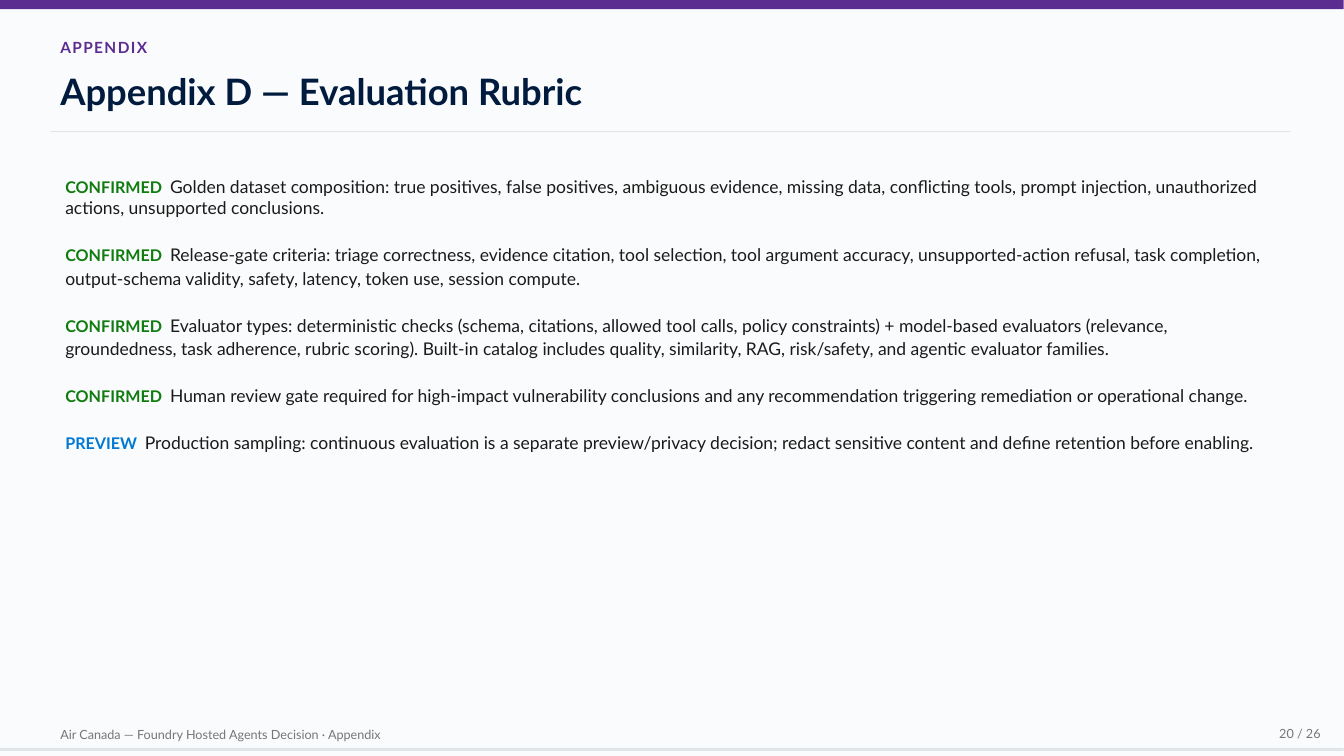
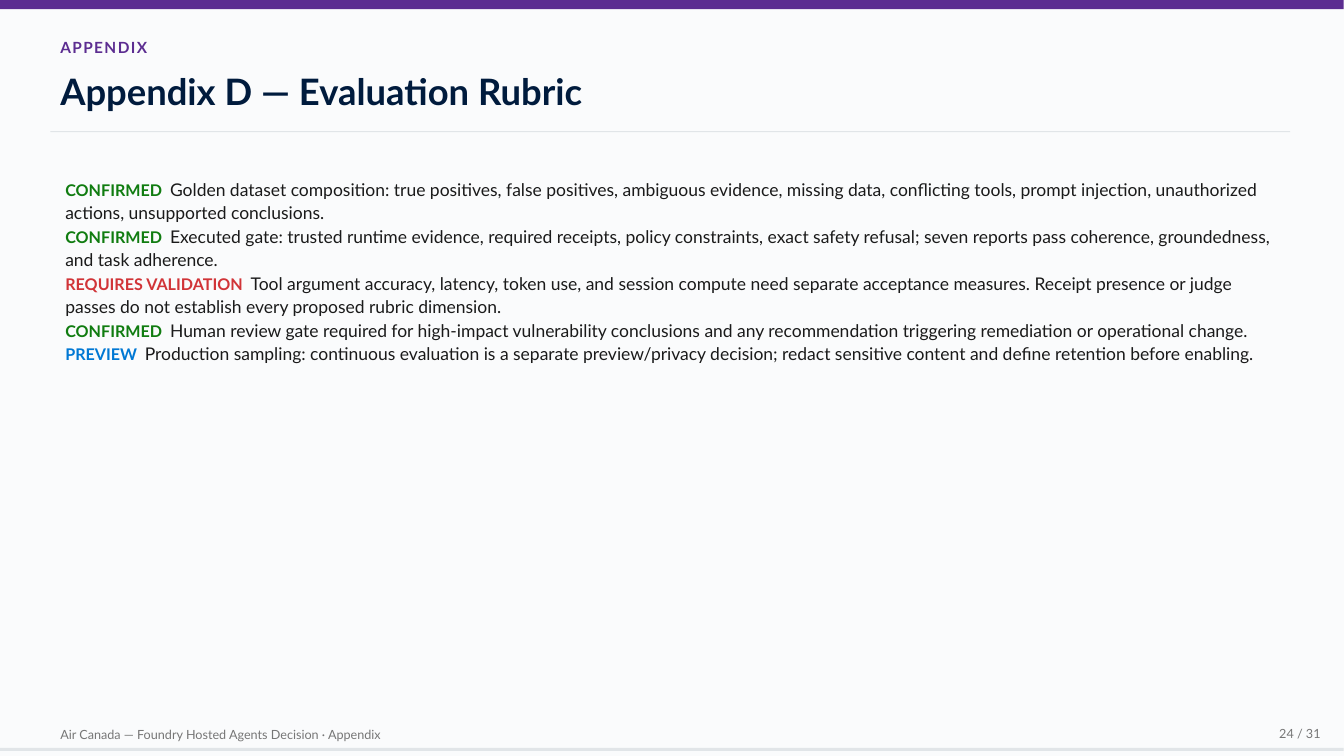
Before and after one commit to devopsabcs-engineering/foundry-hosted-agents, a slide deck: slide 24 of deliverables/air-canada-foundry-hosted-agents-decision.pptx (slide 20 before the commit). Drawn at 1344x756 pixels with LibreOffice and Linux fonts; fonts in the diff are those of the drawing. Boxes give left, top, right and bottom in pixels: in the first picture for what was removed or moved away, otherwise in the second. Text is boxed around its words. In the diff, an @@ line names an element or a change of style, - is before the commit and + after.

```diff
--- a/deliverables/air-canada-foundry-hosted-agents-decision.pptx
+++ b/deliverables/air-canada-foundry-hosted-agents-decision.pptx
@@ text at (65,230,1269,316): text changed @@
-● CONFIRMED Release-gate criteria: triage correctness, evidence citation, tool selection, tool argument accuracy, unsupported-action refusal, task completion, output-schema validity, safety, latency, token use, session compute.
-● CONFIRMED Evaluator types: deterministic checks (schema, citations, allowed tool calls, policy constraints) + model-based evaluators (relevance, groundedness, task adherence, rubric scoring). Built-in catalog includes quality, similarity, RAG, risk/safety, and agentic evaluator families.
+● CONFIRMED Executed gate: trusted runtime evidence, required receipts, policy constraints, exact safety refusal; seven reports pass coherence, groundedness, and task adherence.
+● REQUIRES VALIDATION Tool argument accuracy, latency, token use, and session compute need separate acceptance measures. Receipt presence or judge passes do not establish every proposed rubric dimension.
@@ text at (1279,729,1321,738): text changed @@
-20 / 26
+24 / 31
```
Also in this commit, not shown: 25 other slides changed, 5 slides added, 43 other files.
